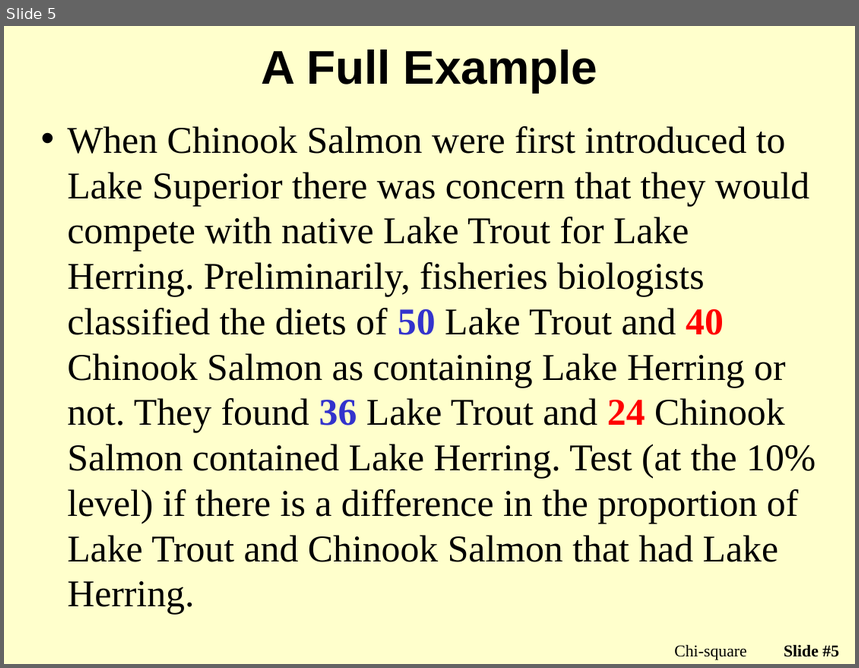
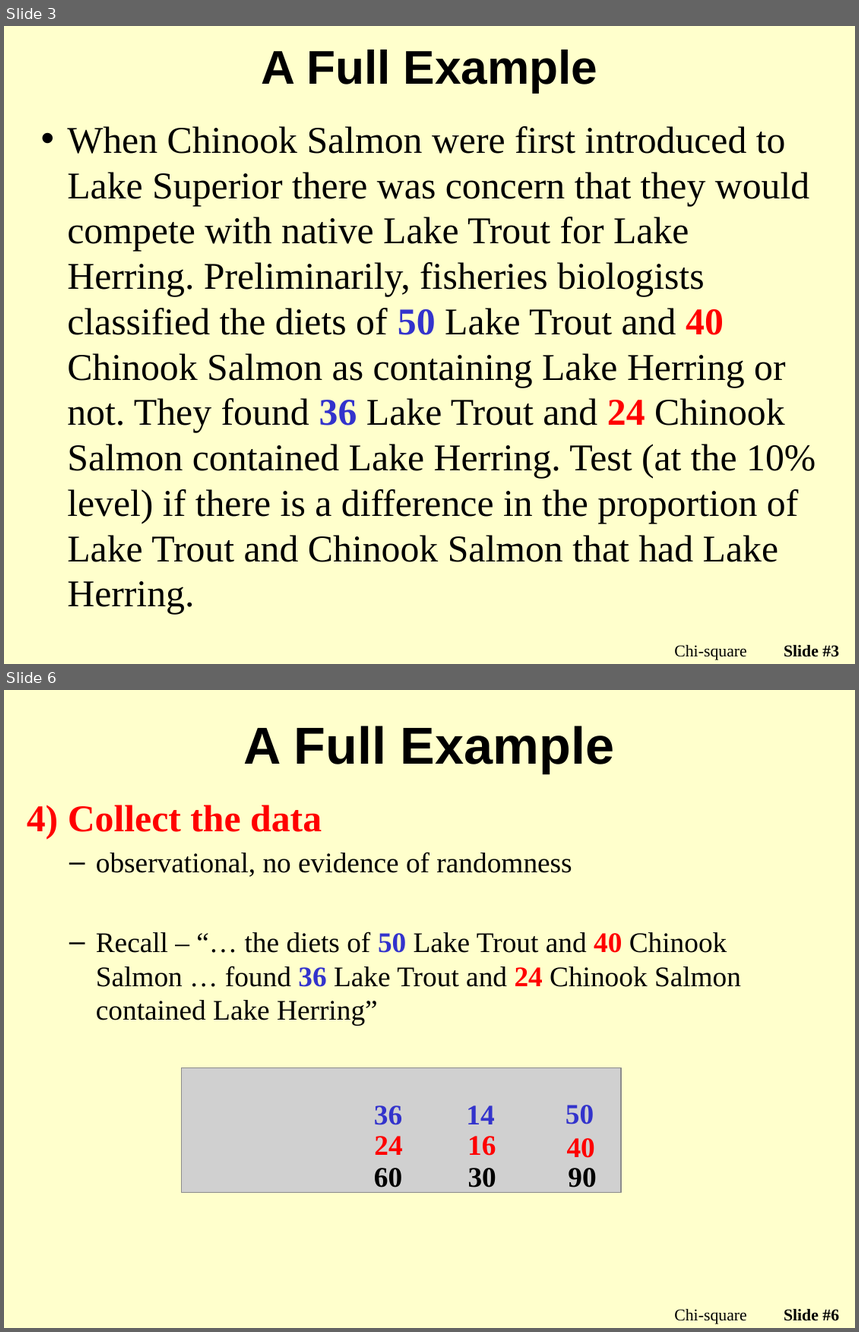
Before and after one commit to droglenc/NCMTH107, a slide deck: modules/Chi_Square/PPT2.pptx. Shown one above the other, each under a label of ours: slide 5 before the commit, slides 3 and 6 after it; the slides between them are not shown. The pictures are 859x668 and 859x1332 pixels, drawn with LibreOffice and Linux fonts; fonts in the diff are those of the drawing; grey boxes stand for pictures; background and template pictures are left out. Boxes give left, top, right and bottom in pixels: in the first picture for what was removed or moved away, otherwise in the second. Text is boxed around its words. In the diff, an @@ line names an element or a change of style, - is before the commit and + after.

Commit message:
Starting to update the chi-square module

```diff
--- a/modules/Chi_Square/PPT2.pptx
+++ b/modules/Chi_Square/PPT2.pptx
@@ slide 6 added at bbox=[4, 690, 855, 1328], background picture (left out) @@
@@ title added at bbox=[244, 726, 614, 773], 44 pt, text #000000, bold @@
+A Full Example
@@ text added at bbox=[27, 805, 741, 987], 24 pt, text #000000 @@
+4) Collect the data
+  – observational, no evidence of randomness
+  – Recall – “… the diets of 50 Lake Trout and 40 Chinook Salmon … found 36 Lake Trout and 24 Chinook Salmon contained Lake Herring”
@@ picture added at bbox=[181, 1068, 621, 1192] @@
@@ text added at bbox=[374, 1106, 402, 1125], 24 pt, text #3333CC, bold @@
+36
@@ text added at bbox=[466, 1106, 494, 1125], 24 pt, text #3333CC, bold @@
+14
@@ text added at bbox=[566, 1105, 594, 1125], 24 pt, text #3333CC, bold @@
+50
@@ text added at bbox=[374, 1136, 402, 1155], 24 pt, text #FF0000, bold @@
+24
@@ text added at bbox=[468, 1136, 496, 1156], 24 pt, text #FF0000, bold @@
+16
@@ text added at bbox=[567, 1138, 595, 1158], 24 pt, text #FF0000, bold @@
+40
@@ text added at bbox=[374, 1168, 402, 1193], 24 pt, text #000000, bold @@
+60
@@ text added at bbox=[468, 1168, 496, 1193], 24 pt, text #000000, bold @@
+30
@@ text added at bbox=[568, 1168, 596, 1193], 24 pt, text #000000, bold @@
+90
@@ text added at bbox=[674, 1309, 747, 1325], 14 pt, text #000000 @@
+Chi-square
@@ page number added at bbox=[784, 1309, 839, 1322], 14 pt, text #000000, bold @@
+Slide #6
@@ what was slide 5 is now slide 3 @@
@@ page number at bbox=[784, 645, 839, 658]: text changed @@
-Slide #5
+Slide #3
```
Also in this commit, not shown: 1 slide changed, 5 other slides added, 2 slides removed, 1 other file.
